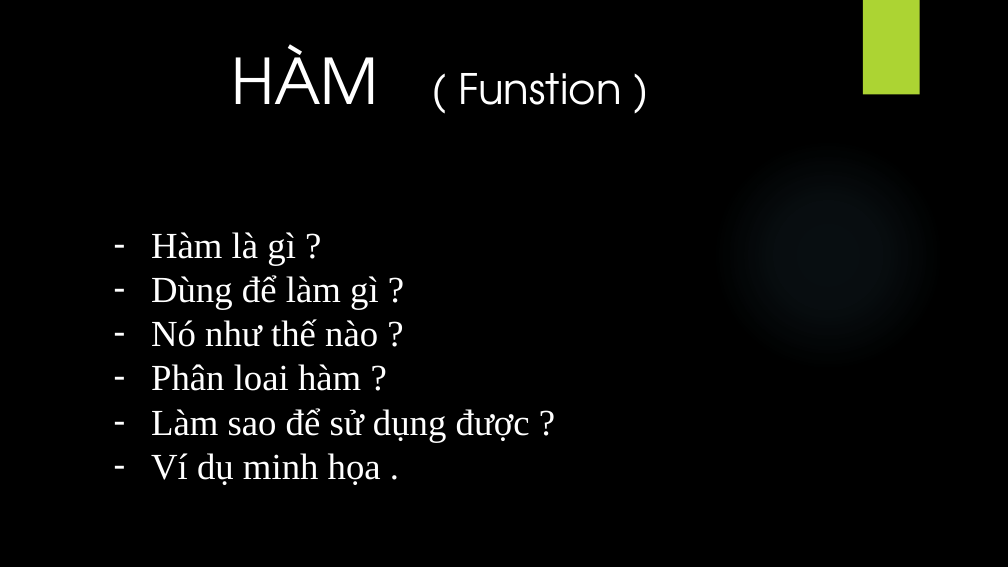
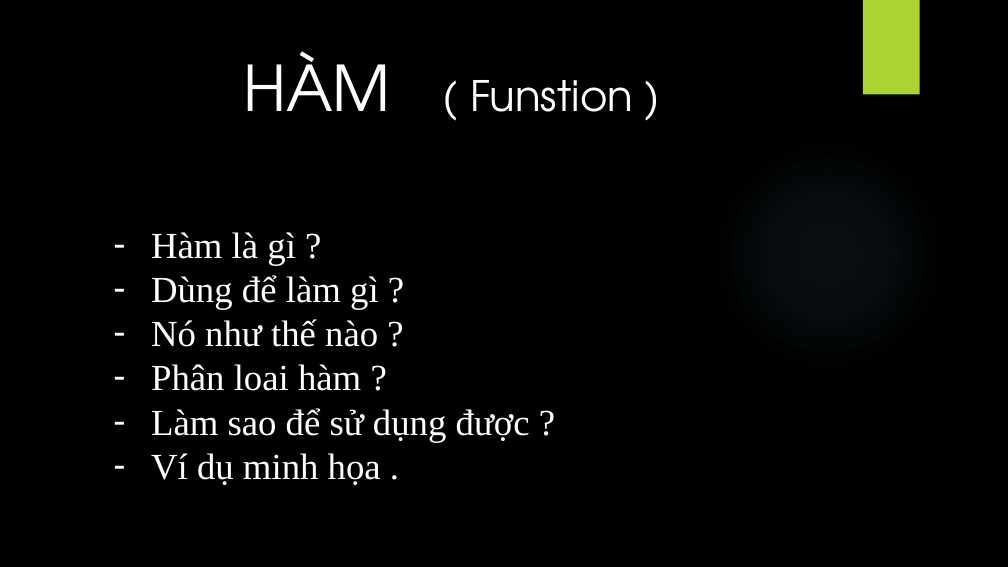
Before and after one commit to quocTuan02/demo, a slide deck: slide 2 of C/sile/Funstion.pptx. Drawn at 1008x567 pixels with LibreOffice and Linux fonts; fonts in the diff are those of the drawing; background and template pictures are left out. Boxes give left, top, right and bottom in pixels: in the first picture for what was removed or moved away, otherwise in the second. Text is boxed around its words. In the diff, an @@ line names an element or a change of style, - is before the commit and + after.

```diff
--- a/C/sile/Funstion.pptx
+++ b/C/sile/Funstion.pptx
@@ text "HÀM ( Funstion )": place and size @@
-text "HÀM ( Funstion )" at <box>231,44,621,105</box>
+text "HÀM ( Funstion )" at <box>243,51,633,112</box>
```
Also in this commit, not shown: 4 other slides changed, 1 slide added, 22 slides removed.
